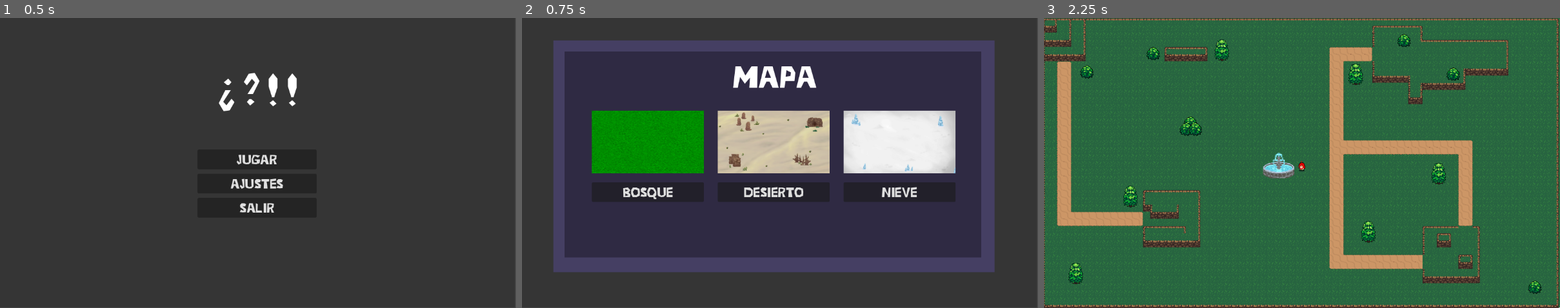
Above: before the commit, frames 1-3 (left to right).
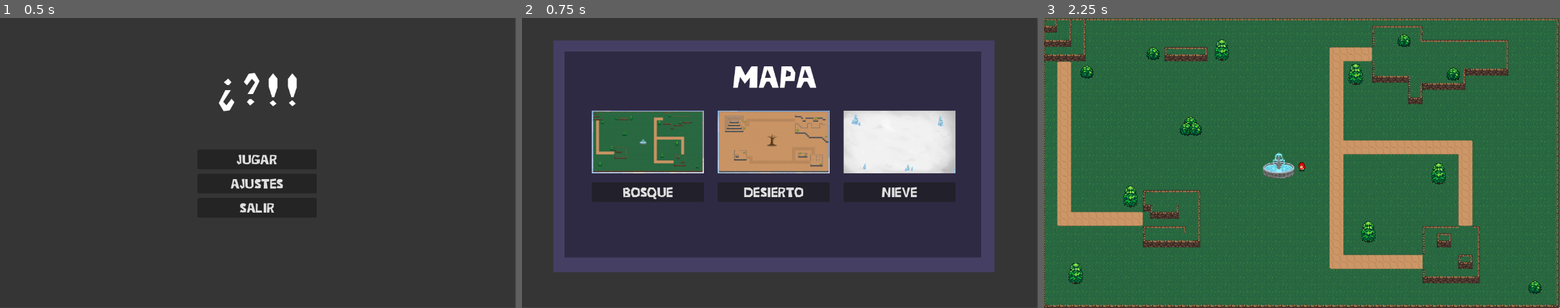
Above: after the commit, the same moments.

Repository: AbrahamReyes08/-
Game: Godot game, scene res://Scenes/menu.tscn
The game is run twice, just before and just after one commit, with the same random seed, the same clock (stepped at 60 frames per second) and the same inputs.
Inputs:
- Up to frame 1 (0.5 s): no input
- Up to frame 2 (0.75 s): click "Jugar" at 0.5 s
- Up to frame 3 (2.25 s): click "Jugar" at 1.25 s; click "BOSQUE" at 2 s

Frame 1 is identical in both runs. In frame 2, 9.4% of the frame differs, in the area x 13-60%, y 31-54%; in frame 3, nothing differs.

Commit message:
maps images

Diff:
--- a/Scenes/popupMap.tscn
+++ b/Scenes/popupMap.tscn
@@ -1,10 +1,10 @@
 [gd_scene load_steps=6 format=3 uid="uid://1dqe0g45rivi"]
 
-[ext_resource type="Texture2D" uid="uid://cm0v37sklob7h" path="res://MapsImages/mapVER.png" id="1_fj0yy"]
 [ext_resource type="Script" path="res://Scripts/popupMap.gd" id="1_luqnv"]
-[ext_resource type="Texture2D" uid="uid://cx7ygv6bm4wsi" path="res://MapsImages/mapDES.png" id="2_ik3hy"]
 [ext_resource type="Texture2D" uid="uid://drk7jmeagccp3" path="res://MapsImages/mapNie.png" id="3_8rtws"]
+[ext_resource type="Texture2D" uid="uid://daxd4u01ovs1r" path="res://MapsImages/bosque.png" id="3_khiyr"]
 [ext_resource type="FontFile" uid="uid://c0c4myavfhko0" path="res://Fonts/ZeroCool.otf" id="4_gn13d"]
+[ext_resource type="Texture2D" uid="uid://b6y68jxwa2oie" path="res://MapsImages/desierto.png" id="4_qdljb"]
 
 [node name="Popup" type="Popup"]
 position = Vector2i(85, 60)
@@ -69,12 +69,12 @@
 [node name="TextureRect" type="TextureRect" parent="MarginContainer/VBoxContainer/imagesCont"]
 custom_minimum_size = Vector2(250, 0)
 layout_mode = 2
-texture = ExtResource("1_fj0yy")
+texture = ExtResource("3_khiyr")
 
 [node name="TextureRect2" type="TextureRect" parent="MarginContainer/VBoxContainer/imagesCont"]
 custom_minimum_size = Vector2(250, 0)
 layout_mode = 2
-texture = ExtResource("2_ik3hy")
+texture = ExtResource("4_qdljb")
 
 [node name="TextureRect3" type="TextureRect" parent="MarginContainer/VBoxContainer/imagesCont"]
 custom_minimum_size = Vector2(250, 0)
--- a/Scripts/popupSettings.gd
+++ b/Scripts/popupSettings.gd
@@ -32,7 +32,5 @@
 func _on_efectos_vol_mouse_entered():
 	get_tree().get_nodes_in_group("Sonidos")[0].get_node("Click").play()
 
-
-
 func _on_settings_tabs_tab_selected(tab):
 	get_tree().get_nodes_in_group("Sonidos")[0].get_node("Click").play()
Binary file changed: MapsImages/bosque.png
Not shown, changed: MapsImages/bosque.png.import
Binary file changed: MapsImages/desierto.png
Not shown, changed: MapsImages/desierto.png.import
